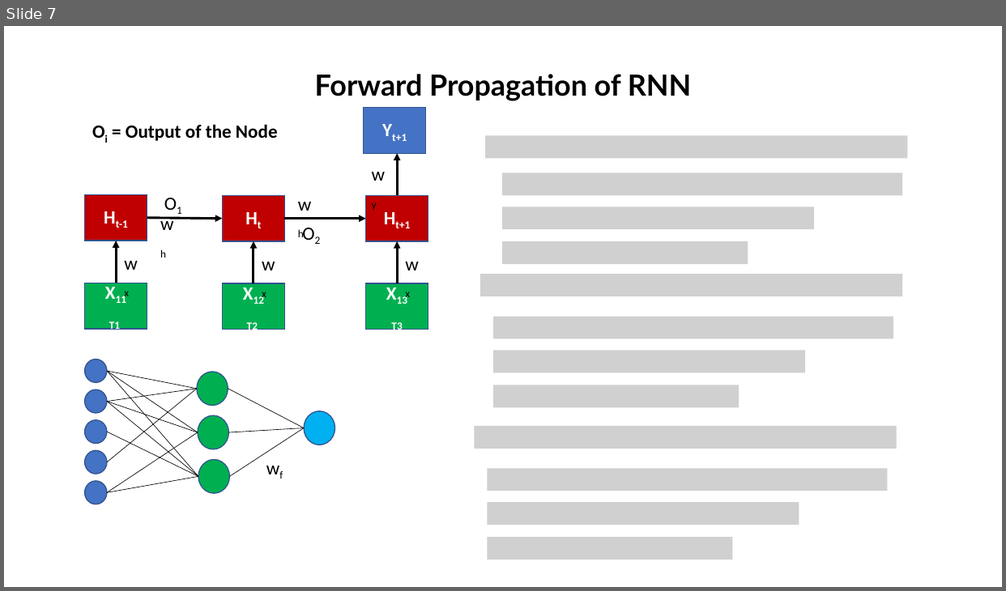
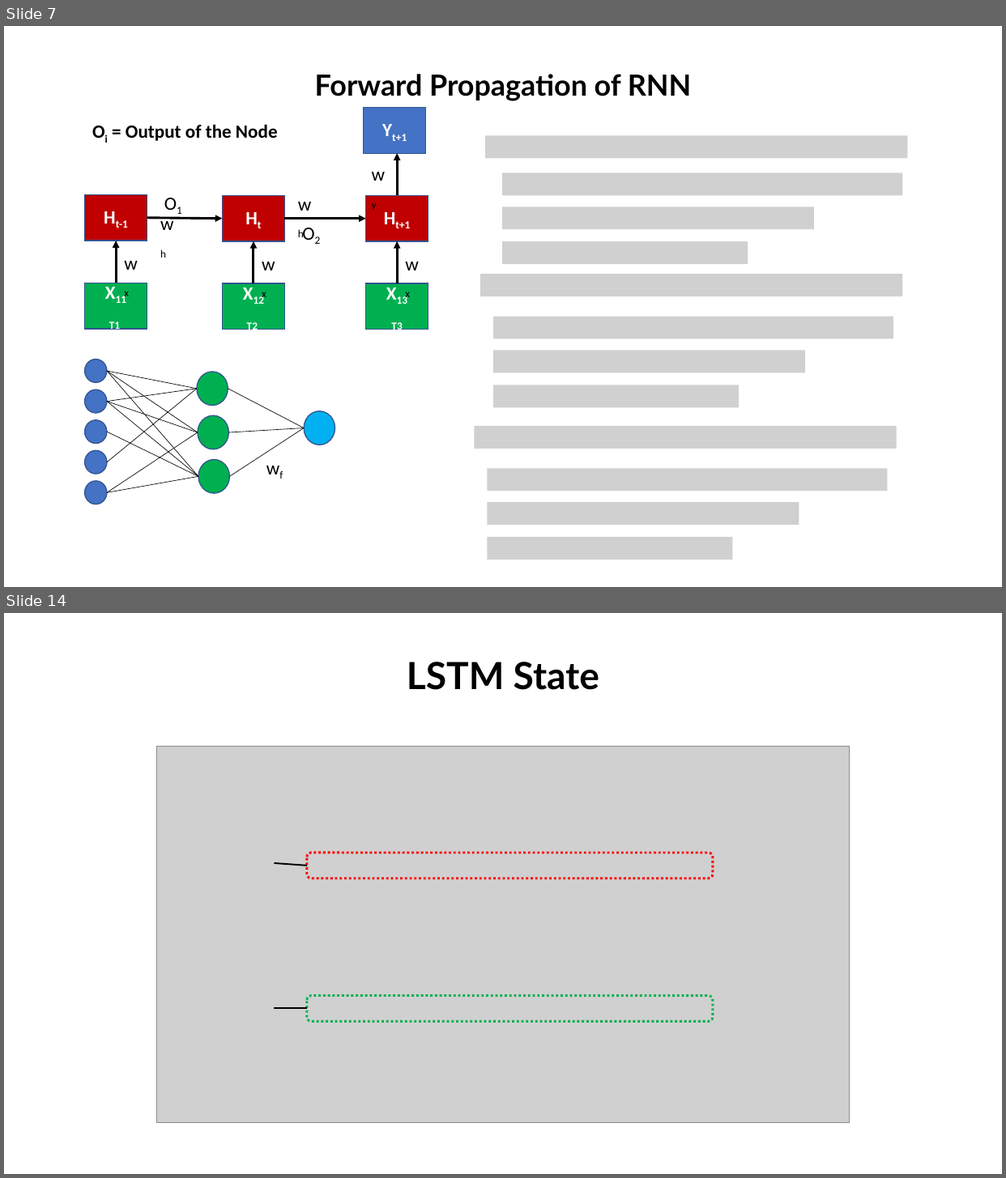
Before and after one commit to alaminbhuyan/ML_DL_AI_Files, a slide deck: DEEP LEARNING/RNN/RNN Concept.pptx. Shown one above the other, each under a label of ours: slide 7 before the commit, slides 7 and 14 after it; the slides between them are not shown. The pictures are 1006x591 and 1006x1178 pixels, drawn with LibreOffice and Linux fonts; fonts in the diff are those of the drawing; grey boxes stand for pictures. Boxes give left, top, right and bottom in pixels: in the first picture for what was removed or moved away, otherwise in the second. Text is boxed around its words. In the diff, an @@ line names an element or a change of style, - is before the commit and + after.

Commit message:
write something on LSTM

```diff
--- a/DEEP LEARNING/RNN/RNN Concept.pptx
+++ b/DEEP LEARNING/RNN/RNN Concept.pptx
@@ slide 14 added at box(4, 613, 1002, 1174), background #FFFFFF @@
@@ title added at box(407, 662, 599, 690), 36 pt, text #000000, bold @@
+LSTM State
@@ picture added at box(157, 747, 849, 1123) @@
@@ rounded rectangle added at box(307, 853, 713, 878), outline #FF0000 2.25 pt dashed @@
@@ line added from (275, 863) to (307, 866), #000000 1.5 pt @@
@@ rounded rectangle added at box(307, 995, 713, 1021), outline #00B050 2.25 pt dashed @@
@@ line added from (275, 1009) to (307, 1009), #000000 1.5 pt @@
```
Also in this commit, not shown: 3 slides changed, 11 other slides added, 1 slide removed.
